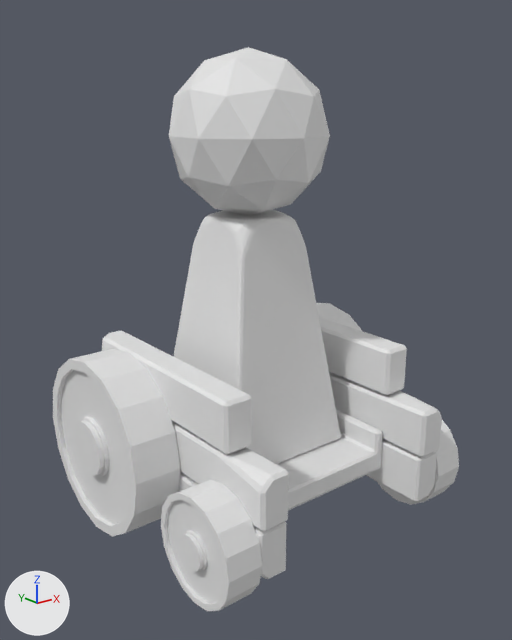
What one commit did to the FBX model Assets/Models/Environment/ShieldGenerator/ShieldGenerator.fbx.
Before and after are seen from a camera (50 mm lens) standing at (-5.52, -7.05, 3.99) and looking at (-0.02, -0.16, 1.24). Every picture has the same lights, and +X, +Y and +Z are marked at lower left. Where no turn or scale is listed for an object, it has been applied to the vertices.

Before the edit, the objects in view are built like this:
```python
me_circle = bpy.data.meshes.new('Circle')
me_circle.from_pydata(...)  # 768 vertices, 712 faces; spans x -0.66..3.62, y -2.72..1.16, z -1.16..1.16
me_icosphere = bpy.data.meshes.new('Icosphere')
me_icosphere.from_pydata(...)  # an icosphere of 80 faces spanning x -0.95..0.95, y -1.0..1.0, z -1.0..1.0
me_plane_001 = bpy.data.meshes.new('Plane.001')
me_plane_001.from_pydata(...)  # 152 vertices, 138 faces; spans x -0.9..0.9, y -0.9..0.9, z 0.0..3.07
me_plane_002 = bpy.data.meshes.new('Plane.002')
me_plane_002.from_pydata(...)  # 56 vertices, 64 faces; spans x -1.1..1.1, y -1.46..1.46, z -0.29..0.29
me_plane_004 = bpy.data.meshes.new('Plane.004')
me_plane_004.from_pydata(...)  # 256 vertices, 264 faces; spans x -1.78..1.18, y -2.1..2.1, z -0.96..0.95
ob_icosphere = bpy.data.objects.new('Icosphere', me_icosphere)
ob_icosphere.location = (0.0, 0.0, 3.56)
ob_plane = bpy.data.objects.new('Plane', me_plane_001)
ob_plane.location = (0.0, 0.0, -0.47)
ob_planks = bpy.data.objects.new('Planks', me_plane_004)
ob_planks.location = (0.3, 0.0, -0.03)
ob_platform = bpy.data.objects.new('Platform', me_plane_002)
ob_platform.location = (0.0, 0.0, -0.47)
ob_wheels = bpy.data.objects.new('Wheels', me_circle)
ob_wheels.location = (-1.48, 0.61, -0.25)
```
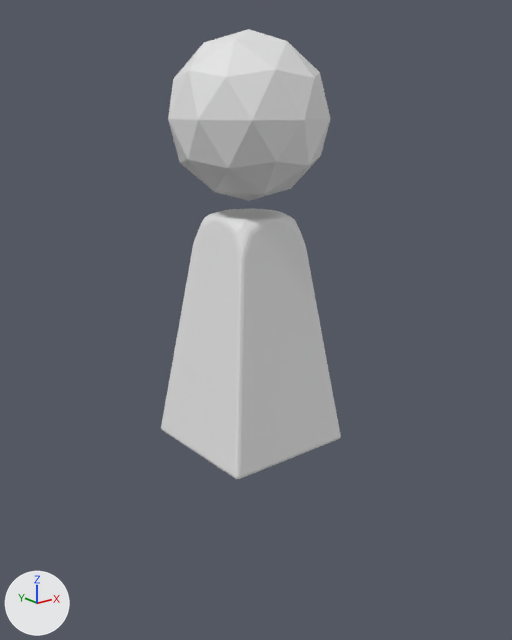
The newer file is also rescaled (x0.272), turned or shifted as a whole; pictures and numbers use the older file's frame.

Boxes [x1, y1, x2, y2] around the edits, measured in the pictures (512 x 640 px):
'Wheels', deleted
    before: [53, 303, 459, 611]
'Planks', deleted
    before: [102, 317, 442, 579]
'Icosphere', moved
    before: [169, 47, 330, 215]
    after: [168, 29, 330, 201]
'Platform', deleted
    before: [277, 410, 383, 510]

What the commit changed:
Object 'Planks' (ob_planks) is deleted.
Object 'Icosphere' (ob_icosphere) moves from (0.0, 0.0, 3.56) to (0.0, 0.0, 3.76).
Object 'Wheels' (ob_wheels) is deleted.
Object 'Platform' (ob_platform) is deleted.
